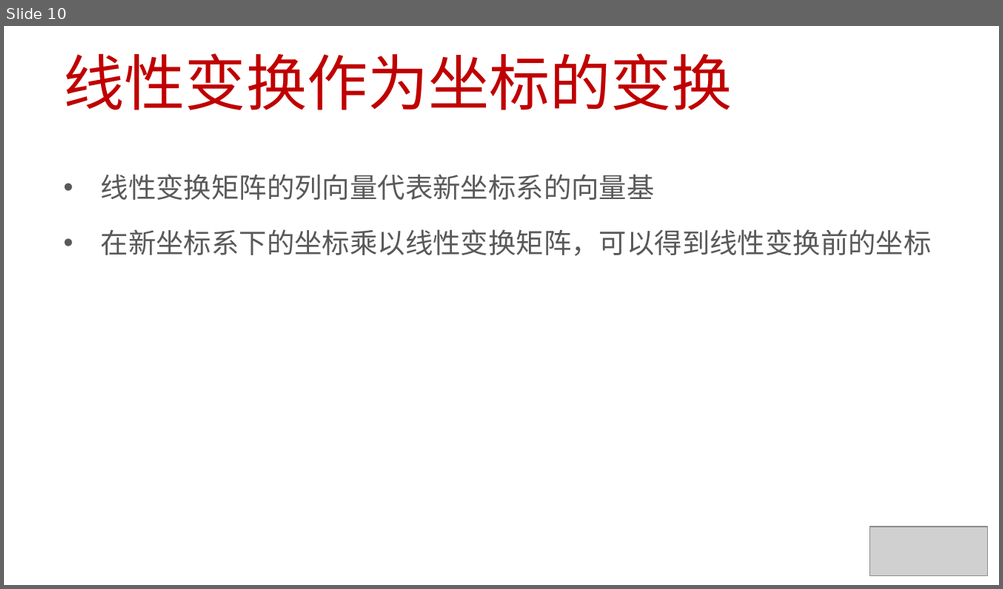
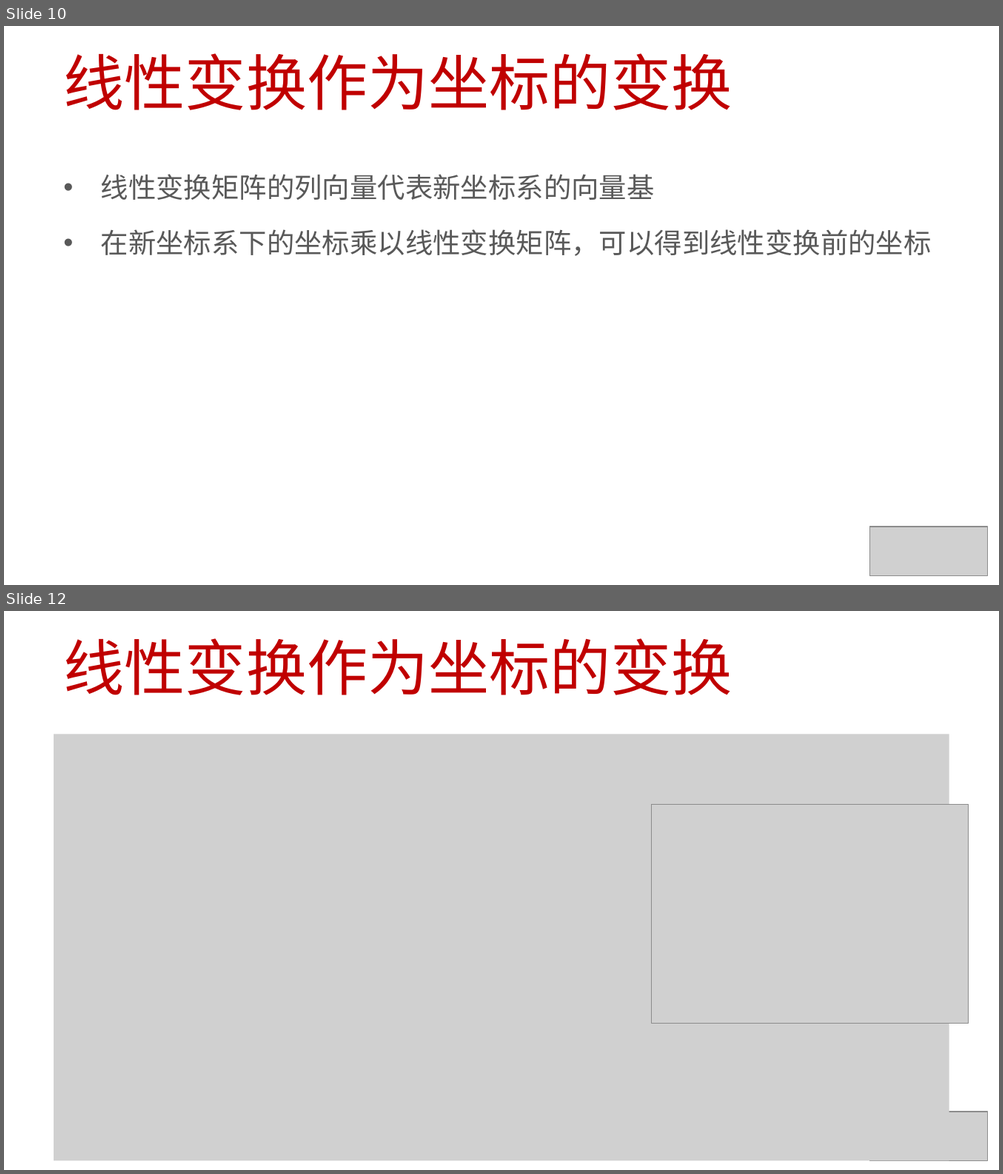
Before and after one commit to 0000duck/ComputerGraphicsBasics, a slide deck: PPT/31_仿射变换3of6.pptx. Shown one above the other, each under a label of ours: slide 10 before the commit, slides 10 and 12 after it; the slides between them are not shown. The pictures are 1003x589 and 1003x1174 pixels, drawn with LibreOffice and Linux fonts; fonts in the diff are those of the drawing; grey boxes stand for pictures. Boxes give left, top, right and bottom in pixels: in the first picture for what was removed or moved away, otherwise in the second. Text is boxed around its words. In the diff, an @@ line names an element or a change of style, - is before the commit and + after.

```diff
--- a/PPT/31_仿射变换3of6.pptx
+++ b/PPT/31_仿射变换3of6.pptx
@@ slide 12 added at (x1=4, y1=611, x2=999, y2=1170), background #FFFFFF @@
@@ title added at (x1=64, y1=638, x2=732, y2=695), 44 pt, text #C00000 @@
+线性变换作为坐标的变换
@@ picture added at (x1=54, y1=735, x2=949, y2=1161) @@
@@ picture added at (x1=652, y1=805, x2=967, y2=1024) @@
@@ picture added at (x1=869, y1=1112, x2=987, y2=1161) @@
```
Also in this commit, not shown: 1 slide changed, 5 other files.
